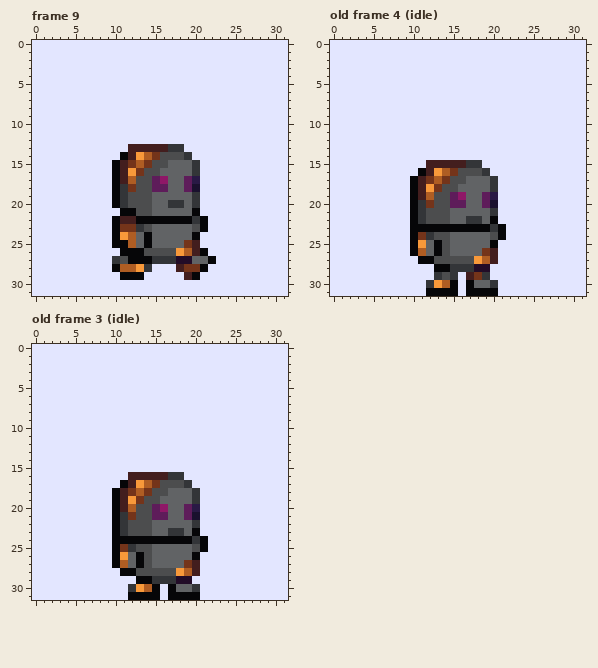
Pixel-art file: game/code/assets/art/prota/aseprite/Sprite-prota-animation-full.aseprite. The picture above was drawn from the file before the commit.
32x32 pixels, 9 frames. Shown: frame 9, old frame 4 (idle), old frame 3 (idle). The commit also changed other frames, which this record leaves out.
The same view after the edit:
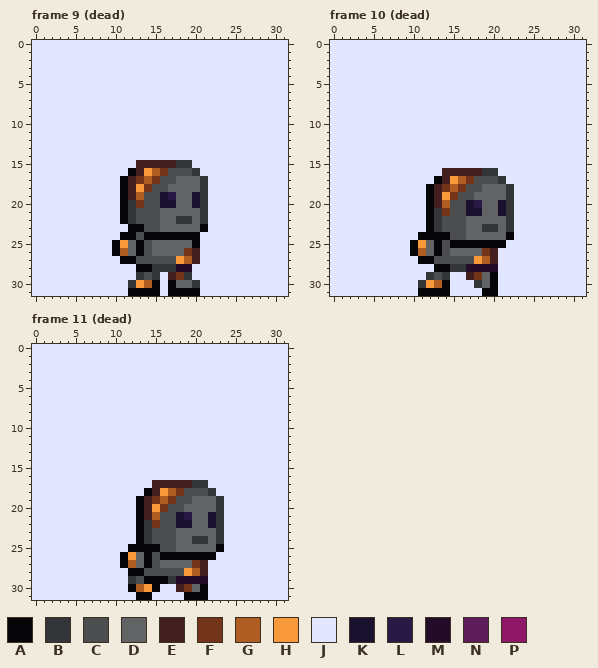
Palette (. is transparent): A #060608  B #333538  C #4c4d4e  D #616365  E #431e1e  F #74341a  G #af5d23  H #f8993a  J #e3e6ff  K #1a112e  L #291945  M #220c27  N #5e1c5a  P #8f1767
A new or re-ordered frame is compared with the old frame closest to it.
Difference:
frames 9 -> 12
Frame 9 (dead), layer "sprite":
y 13: x 12..18 EEEEEBB -> JJJJJJJ
y 14: x 11..19 AEHGFCCCB -> JJJJJJJJJ
y 15: x 10..20 AEFGFCCDDDB -> JJJEEEEEBBJ
y 16: x 10..19 AEHFCCDDDD -> JJAEHGFCCC
y 17: x 10..17 AEGCCNPD -> JAEFGFCC; x 19..21 NLJ -> DDB
y 18: x 10..16 ABFCCNN -> JAEHFCC; x 19..21 NKJ -> DDB
y 19: x 10..13 ABCC -> JAEG; x 15..17 DDD -> CKL; x 20..21 BJ -> KB
y 20: x 10..13 ABCC -> JABF; x 15..18 DDBB -> CKKD; x 20..21 BJ -> KB
y 21: x 12 A -> B; x 15 D -> C; x 20..21 AJ -> DB
y 22: x 10..21 AEEAAAAAAABA -> JABCCCDDBBDB
y 23: x 10..13 AFFB -> JJAA; x 15 D -> C; x 20 C -> D
y 24: x 10..13 AHGD -> JAAC; x 15..19 DDDDD -> AAAAA
y 25: x 11..14 AGDA -> HDAC; x 19..20 FE -> DA
y 26: x 10..12 JAA -> AGD; x 15..19 CCCHG -> DDDDF; x 21 A -> J
y 27: x 10..11 BC -> JA; x 13..22 AABBBMMDDA -> CCCCCHGEJJ
y 28: x 10..21 AGGHBJJJEFFA -> JJJAABBBMMJJ
y 29: x 11..15 AAAJJ -> JJBCB; x 17..20 JJEA -> EFBJ
y 30: x 12..15 JJJJ -> BHGA; x 17..20 JJJJ -> ADDB
y 31: x 12..15 JJJJ -> AAAA; x 17..20 JJJJ -> AAAA
Frame 10 (dead) is new; against old frame 4 (idle), layer "sprite":
y 15: x 12..18 EEEEEBB -> JJJJJJJ
y 16: x 11..18 AEHGFCCC -> JJJEEEEE; x 20 J -> B
y 17: x 10..21 AEFGFCCDDDBJ -> JJJAEHGFCCCB
y 18: x 10..18 AEHFCCDDD -> JJAEFGFCC; x 20..22 BJJ -> DDB
y 19: x 10..17 AEGCCNPD -> JJAEHFCC; x 19..22 NLJJ -> DDDB
y 20: x 10..22 ABFCCNNDDNKJJ -> JJAEGCCKLDDKB
y 21: x 10..18 ABCCCDDDD -> JJABFCCKK; x 20..22 BJJ -> DKB
y 22: x 10..13 ABCC -> JJAB; x 15..18 DDBB -> CCDD; x 20..22 AJJ -> DDB
y 23: x 10..11 AA -> JJ; x 13..19 AAAAAAA -> BCCCDDB; x 21..22 AJ -> DB
y 24: x 10..16 AFBCCDD -> JAAAACC; x 20..22 CAJ -> DDA
y 25: x 15..19 DDDDD -> AAAAA; x 21 J -> A
y 28: x 17 B -> M; x 20 J -> M
y 29: x 12..15 JBCB -> BCBJ; x 19..20 BJ -> DA
y 30: x 11..15 JBHGA -> BHGAJ; x 17..18 AD -> JB; x 20 B -> A
y 31: x 11 J -> A; x 15 A -> J; x 17..18 AA -> JJ
Frame 11 (dead) is new; against old frame 3 (idle), layer "sprite":
y 16: x 12..18 EEEEEBB -> JJJJJJJ
y 17: x 11..21 AEHGFCCCBJJ -> JJJJEEEEEBB
y 18: x 10..22 AEFGFCCDDDBJJ -> JJJJAEHGFCCCB
y 19: x 10..23 AEHFCCDDDDBJJJ -> JJJAEFGFCCDDDB
y 20: x 10..23 AEGCCNPDDNLJJJ -> JJJAEHFCCDDDDB
y 21: x 10..23 ABFCCNNDDNKJJJ -> JJJAEGCCKLDDKB
y 22: x 10..23 ABCCCDDDDDBJJJ -> JJJABFCCKKDDKB
y 23: x 10..18 ABCCCDDBB -> JJJABCCCD; x 20..23 AJJJ -> DDDB
y 24: x 10..12 AAA -> JJJ; x 14..19 AAAAAA -> BCCCDD; x 21..23 AJJ -> BDB
y 25: x 10..17 AFBCCDDD -> JJAAAACC; x 20..23 CAJJ -> DDDA
y 26: x 10..19 AHDACDDDDD -> JAHDACAAAA; x 21..22 JJ -> AA
y 27: x 10..15 AGDACD -> JAGDAC; x 19..21 FEJ -> DFE
y 28: x 11 A -> J; x 13 C -> A; x 18..21 HGEJ -> CHGE
y 29: x 12..13 JA -> BC; x 15..16 BB -> AA; x 20..21 JJ -> MM
y 30: x 12..14 BHG -> AGH; x 17..21 ADDBJ -> JEFDA
y 31: x 12 A -> J; x 15 A -> J; x 17..18 AA -> JJ; x 21 J -> A
Pixel boxes of the changes (left, top, right, bottom) in both pictures:
changed: (112, 144, 216, 296)
changed: (410, 160, 514, 296)
changed: (112, 472, 224, 600)
